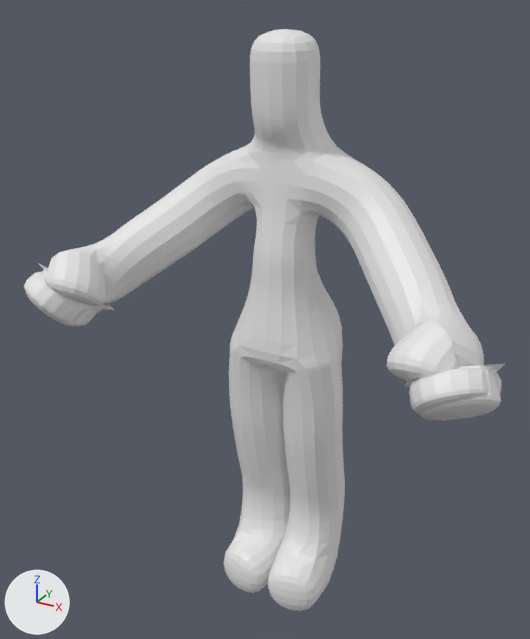
The Blender file unit.blend: old version first, new version second.
Rendered twice from a camera (50 mm lens) standing at (2.34, -4.65, 4.69) and looking at (-0.06, -0.27, 2.5). Arrows for +X, +Y and +Z are at lower left; the lights stay in place.
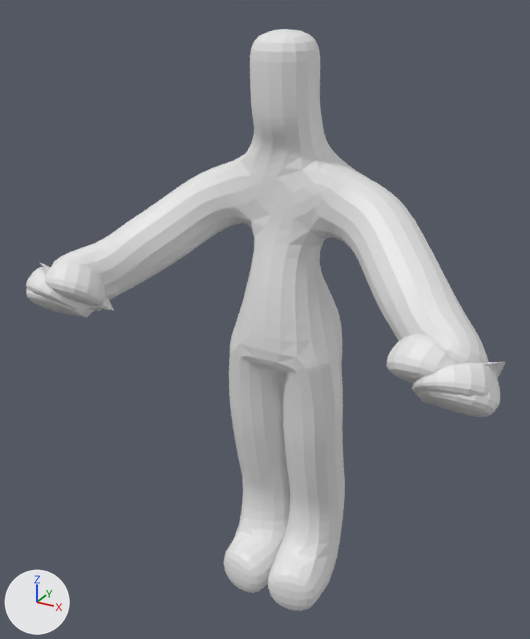
Changed parts and their boxes (x1, y1, x2, y2) in the pictures (530 x 639 px):
```json
{"object": "Plane", "change": "reshaped", "before": [24, 29, 505, 611], "after": [26, 29, 506, 611]}
```

Scene script edits in JSON lines:
```json
{"block": "me_plane", "where": "me_plane.from_pydata(...)  # 43 vertices, 0 faces, 42 loose edges; spans x 0.0..1.58, y -0.99..0.25, z 0.06..4.52"}
{"block": "me_plane", "where": "# used by ob_plane; location = (0.0, 0.0, 0.0)"}
{"block": "me_plane", "where": "# verts and faces of me_plane; kept vertices keep their numbers, new ones are numbered from 43"}
{"block": "me_plane", "where": "# before: 0 (0.0, 0.0, 2.44), 1 (0.0, 0.0, 3.65), 5 (0.0, -0.11, 3.0), 9 (0.46, 0.05, 3.43)"}
{"block": "me_plane", "where": "# before: 26 (1.55, -0.99, 2.56), 27 (1.58, -0.95, 2.51), 28 (1.58, -0.89, 2.48), 29 (1.58, -0.8, 2.5), 32 (1.48, -0.9, 2.67)"}
{"block": "me_plane", "where": "# before: 33 (1.51, -0.95, 2.61), 35 (1.54, -0.91, 2.57), 36 (1.51, -0.79, 2.59), 37 (1.54, -0.84, 2.55), 38 (1.5, -0.73, 2.57)"}
{"block": "me_plane", "where": "# before: 39 (1.54, -0.75, 2.55)"}
{"block": "me_plane", "change": "me_plane part 1"}
{"op": "add", "block": "me_plane", "code": "delete_vertices([5])  # with the faces that use them"}
{"op": "add", "block": "me_plane", "code": "verts[9] = (0.36, 0.05, 3.38)  # moved"}
{"op": "add", "block": "me_plane", "code": "verts[43] = (0.0, -0.11, 2.88)"}
{"op": "add", "block": "me_plane", "code": "verts[44] = (0.0, -0.02, 3.17)"}
{"op": "add", "block": "me_plane", "code": "edges += [(0, 43), (1, 44), (43, 44)]"}
{"block": "me_plane", "change": "me_plane part 2"}
{"op": "add", "block": "me_plane", "code": "verts[26] = (1.51, -0.96, 2.59)  # moved"}
{"op": "add", "block": "me_plane", "code": "verts[27] = (1.53, -0.94, 2.52)  # moved"}
{"op": "add", "block": "me_plane", "code": "verts[28] = (1.54, -0.87, 2.5)  # moved"}
{"op": "add", "block": "me_plane", "code": "verts[29] = (1.49, -0.79, 2.51)  # moved"}
{"op": "add", "block": "me_plane", "code": "verts[32] = (1.48, -0.87, 2.68)  # moved"}
{"op": "add", "block": "me_plane", "code": "verts[33] = (1.51, -0.91, 2.65)  # moved"}
{"op": "add", "block": "me_plane", "code": "verts[35] = (1.54, -0.88, 2.6)  # moved"}
{"op": "add", "block": "me_plane", "code": "verts[36] = (1.51, -0.8, 2.6)  # moved"}
{"op": "add", "block": "me_plane", "code": "verts[38] = (1.5, -0.74, 2.58)  # moved"}
{"op": "add", "block": "me_plane", "code": "verts[37] = (1.54, -0.83, 2.57)  # moved"}
{"op": "add", "block": "me_plane", "code": "verts[39] = (1.5, -0.76, 2.55)  # moved"}
```
